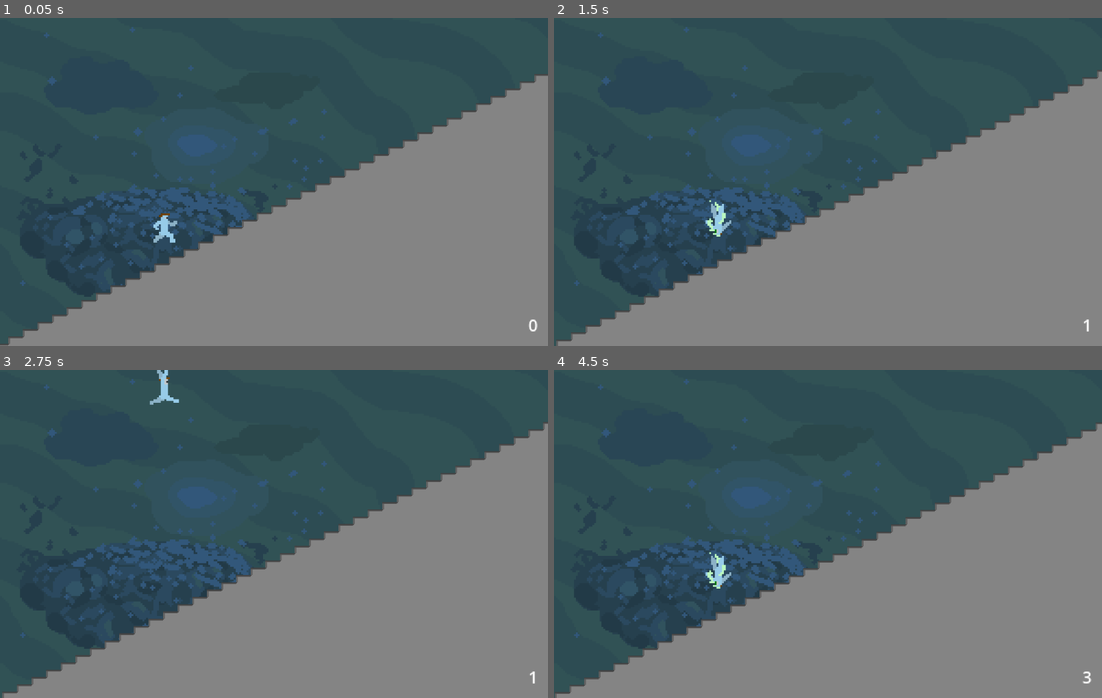
Above: before the commit, frames 1-4 (two rows, left to right).
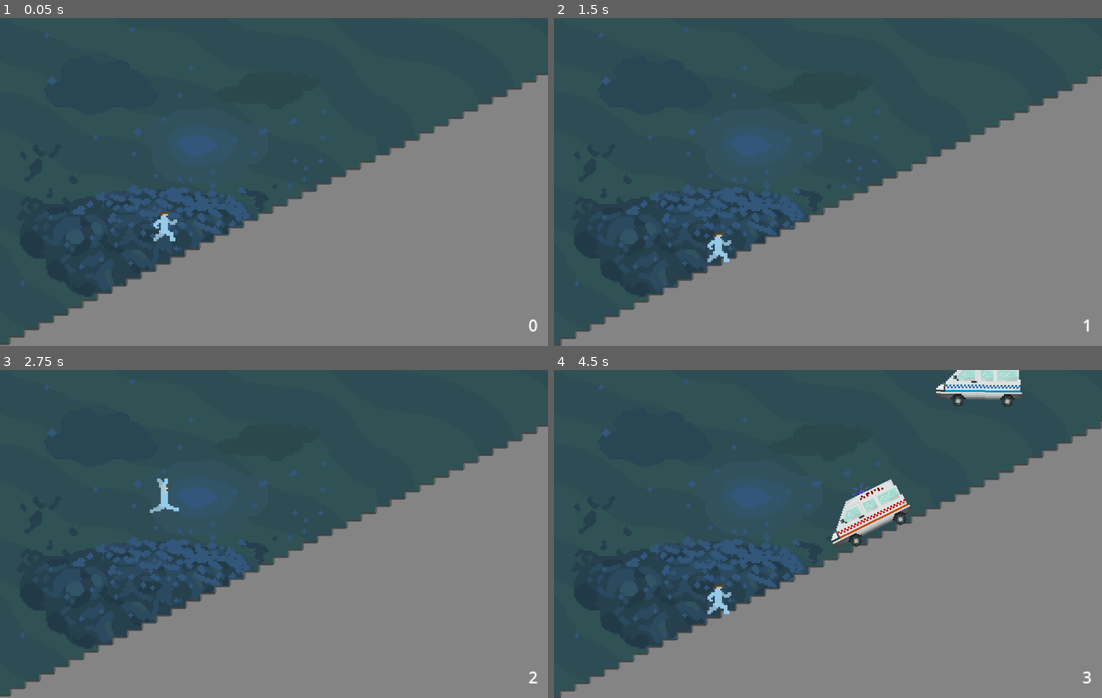
Above: after the commit, the same moments.

Repository: MihirKulgod/staircase-game
Game: Godot game, scene res://scenes/main.tscn
Two runs of this game, one before a commit and one after it. Both use one fixed random seed, a clock stepped at 60 frames per second and the inputs below. Sound files missing from this copy of the repository are replaced by a short silence.
Inputs:
- Up to frame 1 (0.05 s): no input
- Up to frame 2 (1.5 s): tap Space (Space) at 0.6, 1.35 s
- Up to frame 3 (2.75 s): tap Space (Space) at 2.1 s
- Up to frame 4 (4.5 s): tap Space (Space) at 2.85, 3.6, 4.35 s

The runs differ from the first frame. In frame 1, 0.5% of the frame differs, in the area x 1-100%, y 17-100%; in frame 2, 1.8%; in frame 3, 2.0%; in frame 4, 4.7%, in the area x 0-100%, y 0-100%.

Commit message:
Added new spawning logic

Diff:
--- a/scenes/main.tscn
+++ b/scenes/main.tscn
@@ -29,8 +29,7 @@
 [node name="Player" parent="." instance=ExtResource("1_0wfyh")]
 z_index = 100
 position = Vector2(0, 19)
-jump_power = 32.0
-slam_power = 20.0
+jumpHeight = 30.0
 segment_scene = ExtResource("3_sugp2")
 
 [node name="Stairs2" parent="." instance=ExtResource("3_sugp2")]
--- a/scenes/spawner.gd
+++ b/scenes/spawner.gd
@@ -20,6 +20,24 @@
 }
 
 var sumWeights := 0
+var spawn_queue = [{
+	"object": "red_ambulance",
+	"count": 10,
+	"spawn_delay": 1,
+	"wait": 2
+}, {
+	"object": "blue_ambulance",
+	"count": 100,
+	"spawn_delay": 0.1,
+	"wait": 2,
+	"concurrent": true
+}, {
+	"object": "blue_ambulance",
+	"count": 1,
+	"spawn_delay": 0.1,
+	"wait": 10,
+},
+]
 
 func _ready() -> void:
 	randomize()
@@ -30,10 +48,22 @@
 
 func _process(delta: float) -> void:
 	time_passed += delta
+	# First clear through the spawn queue
 	# print(str(time_passed), " / ", str(current_spawn_interval))
+	if len(spawn_queue) > 0:
+		var to_spawn = spawn_queue[0]
+		if to_spawn.get("concurrent") or time_passed > to_spawn.get("wait"):
+			for i in range(to_spawn.get("count")):
+				var delay = to_spawn.get("spawn_delay", 0.01)  #prevents spawning too fast
+				spawn_after(to_spawn.get("object"), delay * i)
+			spawn_queue.pop_front()
+			time_passed = 0
+			# Lemme know if we want to change this behaviour
+			# we can set time_passed to negative if we want the next to spawn
+			# AFTER we finished spawning
+		return
 
 	if time_passed >= current_spawn_interval:
-
 		spawn_clone()
 		time_passed = 0
 		set_new_spawn_interval()
@@ -43,8 +73,17 @@
 func set_new_spawn_interval():
 	current_spawn_interval = randf_range(spawn_interval.x, spawn_interval.y)
 
-func spawn_clone():
-	var clone = chooseObstacle().instantiate()
+func spawn_after(obj: String, sec: float):
+	await get_tree().create_timer(sec).timeout
+	spawn_clone(obj)
+
+
+func spawn_clone(obj: String = ""):
+	var obstacle_to_spawn
+	obstacle_to_spawn = obstacles.get(obj)
+	if not obstacle_to_spawn:
+		obstacle_to_spawn = chooseObstacle()
+	var clone = obstacle_to_spawn.instantiate()
 	clone.position = Vector2(player.position.x, Global.y(player.position.x) / 2) + spawner_offset
 	clone.init()
 	add_child(clone)
--- a/scripts/global.gd
+++ b/scripts/global.gd
@@ -27,3 +27,6 @@
 	get_tree().paused = true
 	await get_tree().create_timer(duration, Node.PROCESS_MODE_ALWAYS).timeout
 	get_tree().paused = false
+
+func set_game_speed(speed: float) -> void:
+	Engine.time_scale = speed
--- a/scripts/player.gd
+++ b/scripts/player.gd
@@ -2,17 +2,19 @@
 
 @export var speed: float = 130.0  # Horizontal speed
 @export var gravity: float = 1200.0  # Downward gravity
+@export var jumpHeight: float = 38.0  # Jump strength of player
 
 @export var segment_scene: PackedScene
 @export var segment_offset: Vector2 = Vector2(192, -192) + 1 * Vector2(128, -128) + Vector2(128, 142)
 @export var segment_interval: int = 128
+@export var game_speed: float = 0.75  # Maybe slower for easier difficulties?
 
 @onready var anim := $AnimatedSprite2D
 
 var next_spawn_x: float = 0.0
 
 func _ready():
-	pass
+	Global.set_game_speed(game_speed)
 
 func _physics_process(delta):
 
@@ -24,23 +26,26 @@
 	else:
 		velocity.y = 0  # reset vertical velocity when on slope or floor
 		if not anim.animation == "run":
-			if anim.animation == "dive_loop" or anim.animation == "dive":
-				Global.pause_game_for(0.1)
 			anim.play("run")
 
 	# This is it guys, the only input we will ever need :D
 	if Input.is_action_just_pressed("Space"):
 		if is_on_floor():
-			velocity.y = -38 * factor
+			velocity.y = -jumpHeight * factor
 			anim.play("jump")
-		else: # Trying out a ground slam that happens when you press space mid-air
-			velocity.y = 50 * factor
+
+	if not(is_on_floor()):
+		if Input.is_action_just_pressed("Space"):
+			# Trying out a ground slam that happens when you press space mid-air
+			Global.set_game_speed(0.3)
 			anim.play("dive")
+		if anim.animation == "dive_loop" or anim.animation == "dive":
+			if Input.is_action_just_released("Space"):
+				Global.set_game_speed(game_speed)
+				velocity.y = 200 * factor
+	else:
+		Global.set_game_speed(game_speed)
 
-	if anim.animation == "dive":
-		Engine.time_scale = 0.75
-	else:
-		Engine.time_scale = 0.75
 
 	# Constant movement to the right
 	velocity.x = speed
